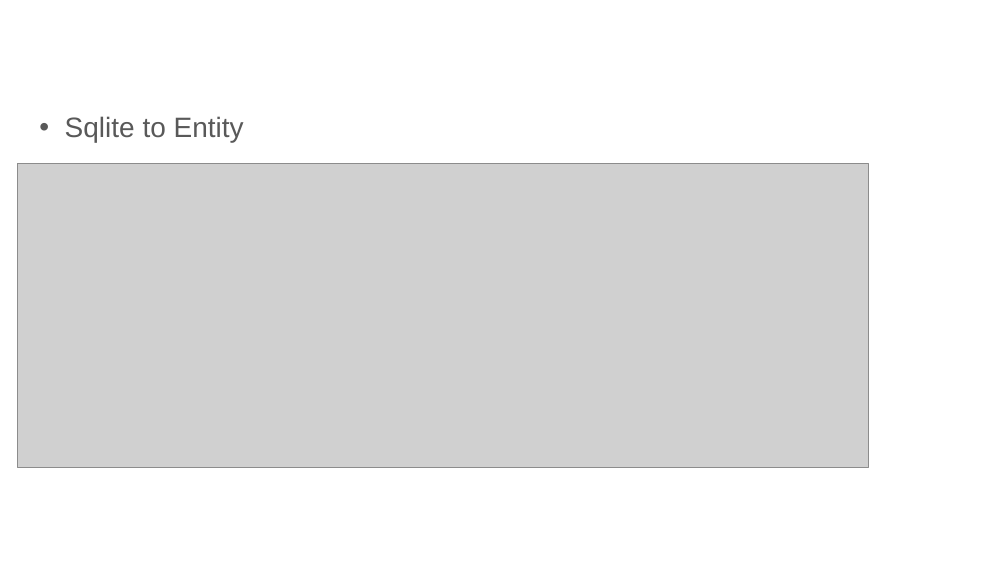
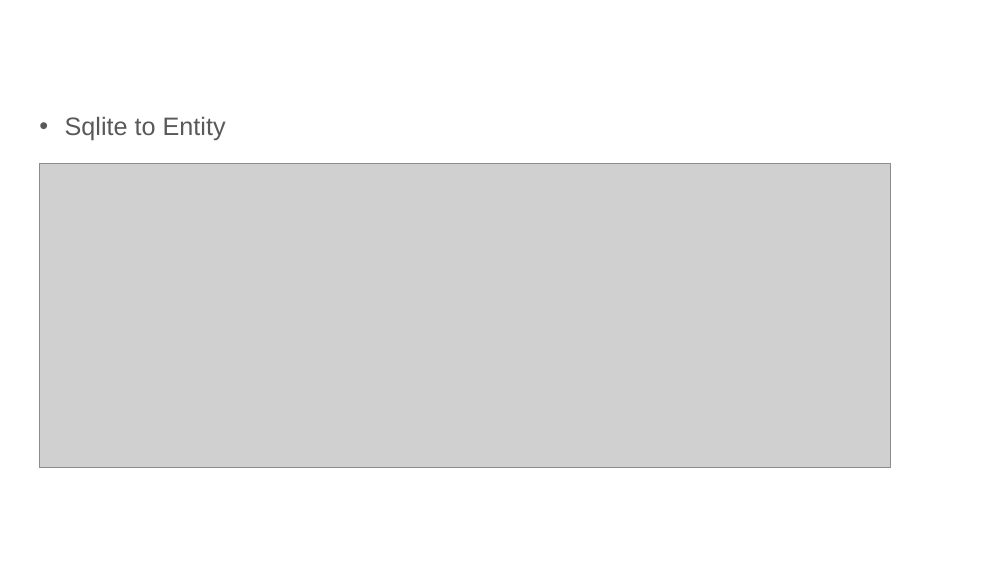
Before and after one commit to qicosmos/cppcon2017, a slide deck: slide 38 of CPP-Summit.pptx. Drawn at 1008x567 pixels with LibreOffice and Linux fonts; fonts in the diff are those of the drawing; grey boxes stand for pictures; background and template pictures are left out. Boxes give left, top, right and bottom in pixels: in the first picture for what was removed or moved away, otherwise in the second. Text is boxed around its words. In the diff, an @@ line names an element or a change of style, - is before the commit and + after.

```diff
--- a/CPP-Summit.pptx
+++ b/CPP-Summit.pptx
@@ text "Sqlite to Entity" at (65, 116, 226, 140): size 20 to 18 pt @@
@@ picture: place and size @@
-picture at (17, 163, 868, 468)
+picture at (39, 163, 890, 468)
```
Also in this commit, not shown: 33 other slides changed.
